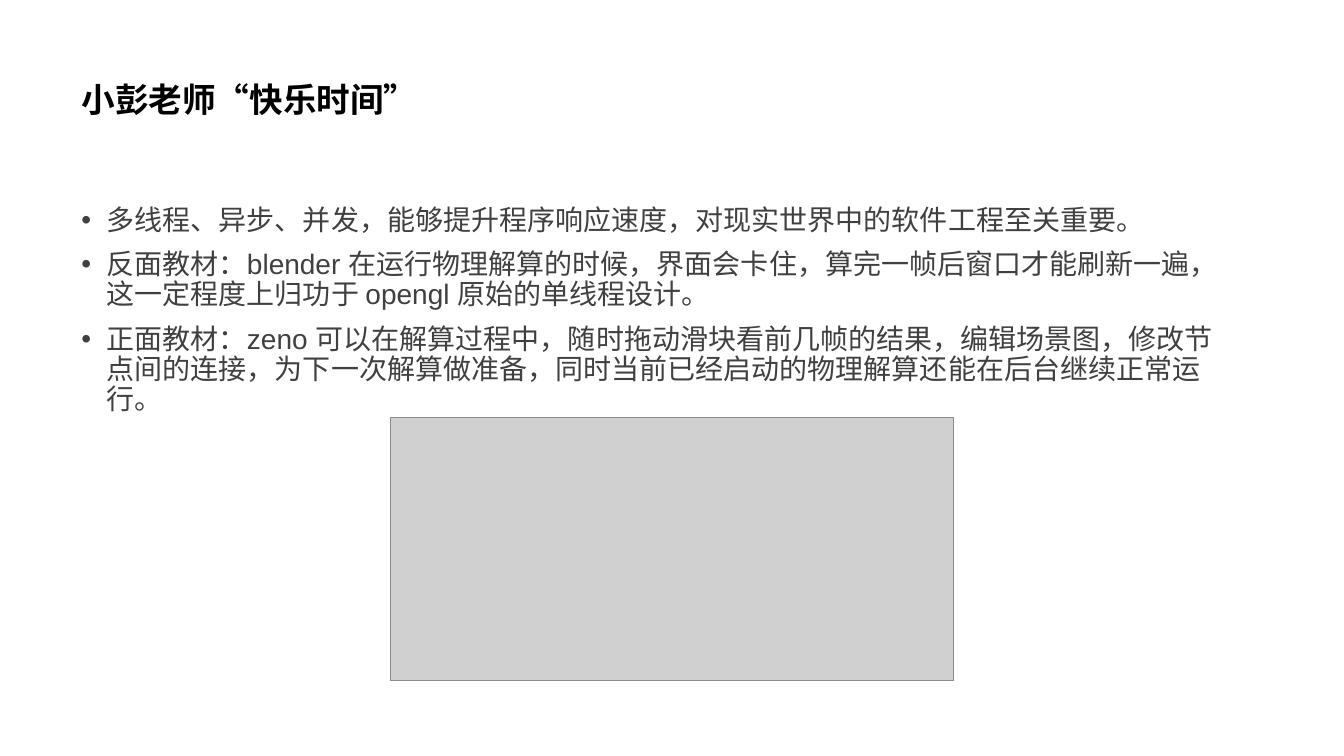
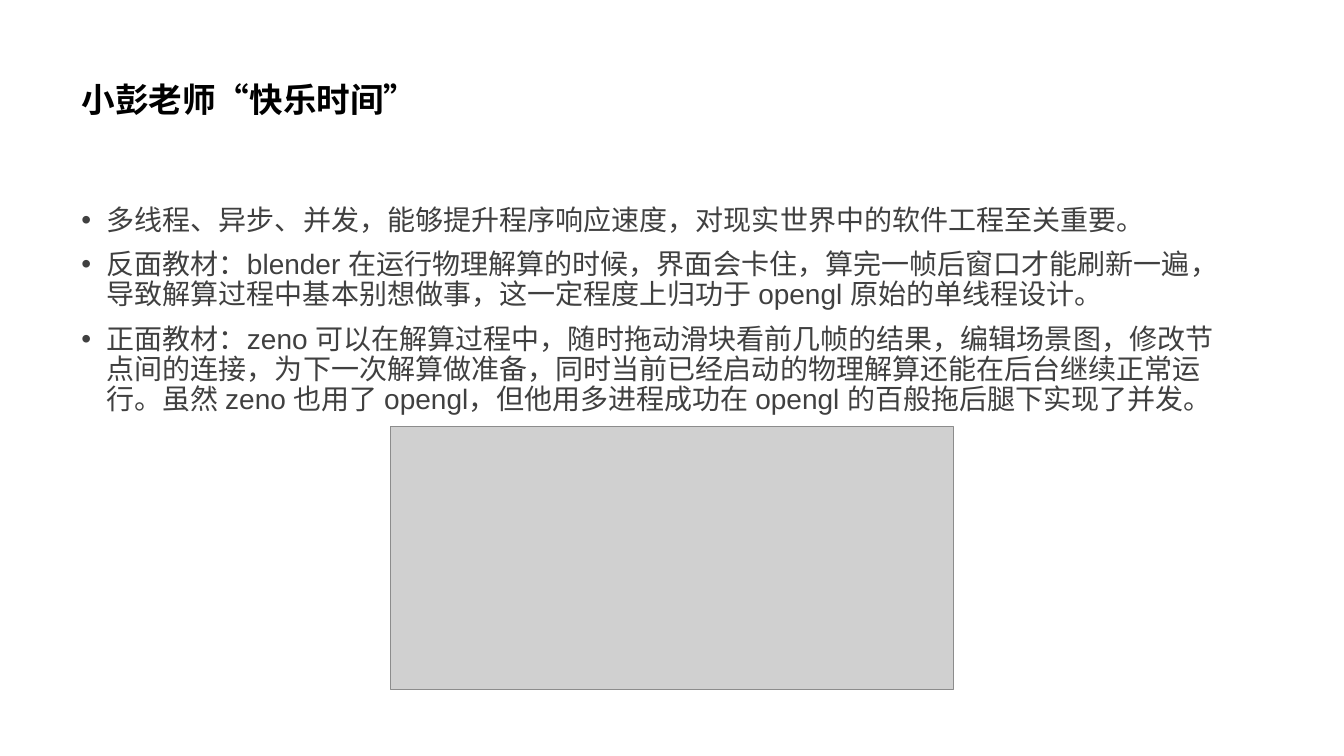
Before and after one commit to parallel101/course, a slide deck: slide 14 of 05/slides.pptx (slide 13 before the commit). Drawn at 1344x756 pixels with LibreOffice and Linux fonts; fonts in the diff are those of the drawing; grey boxes stand for pictures. Boxes give left, top, right and bottom in pixels: in the first picture for what was removed or moved away, otherwise in the second. Text is boxed around its words. In the diff, an @@ line names an element or a change of style, - is before the commit and + after.

```diff
--- a/05/slides.pptx
+++ b/05/slides.pptx
@@ text at [107,250,1218,414]: text changed @@
-• 反面教材：blender 在运行物理解算的时候，界面会卡住，算完一帧后窗口才能刷新一遍，这一定程度上归功于 opengl 原始的单线程设计。
-• 正面教材：zeno 可以在解算过程中，随时拖动滑块看前几帧的结果，编辑场景图，修改节点间的连接，为下一次解算做准备，同时当前已经启动的物理解算还能在后台继续正常运行。
+• 反面教材：blender 在运行物理解算的时候，界面会卡住，算完一帧后窗口才能刷新一遍，导致解算过程中基本别想做事，这一定程度上归功于 opengl 原始的单线程设计。
+• 正面教材：zeno 可以在解算过程中，随时拖动滑块看前几帧的结果，编辑场景图，修改节点间的连接，为下一次解算做准备，同时当前已经启动的物理解算还能在后台继续正常运行。虽然 zeno 也用了 opengl，但他用多进程成功在 opengl 的百般拖后腿下实现了并发。
@@ picture: place and size @@
-picture at [391,418,954,682]
+picture at [391,426,954,690]
```
Also in this commit, not shown: 3 other slides changed, 1 slide added, 18 other files.
